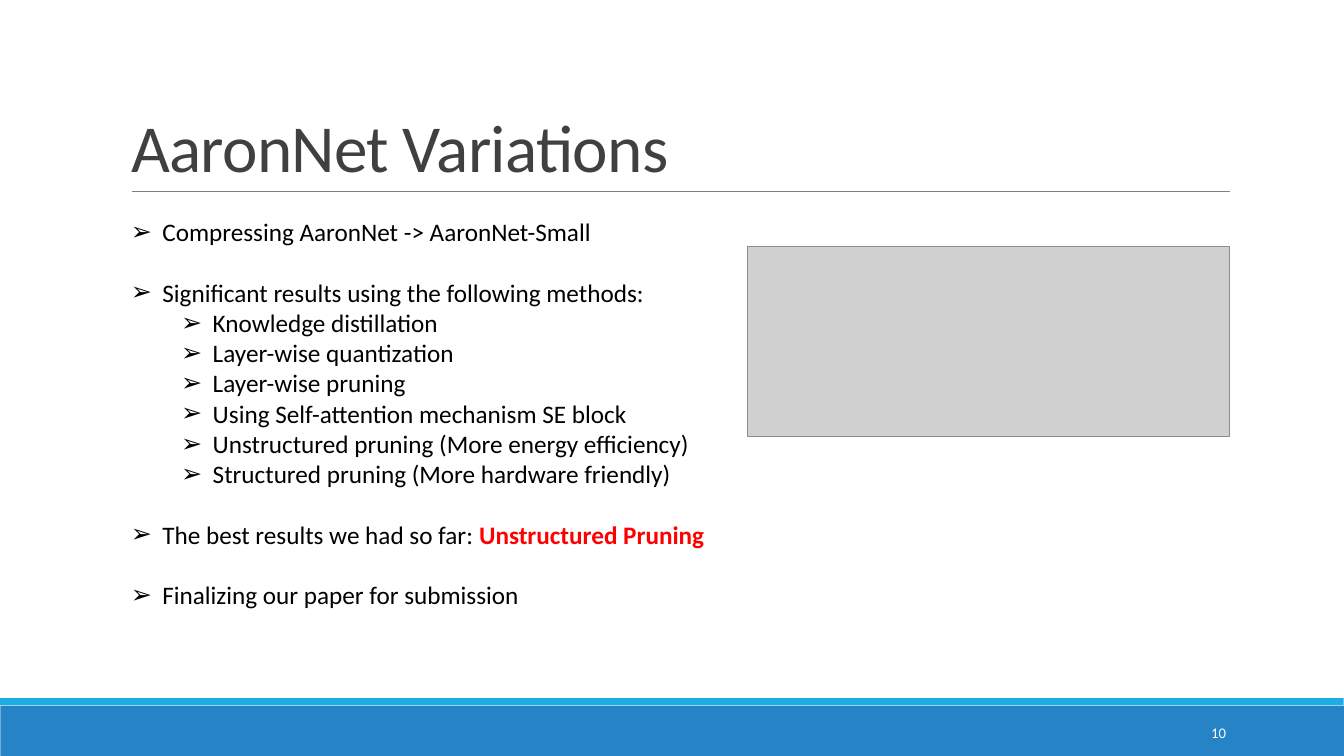
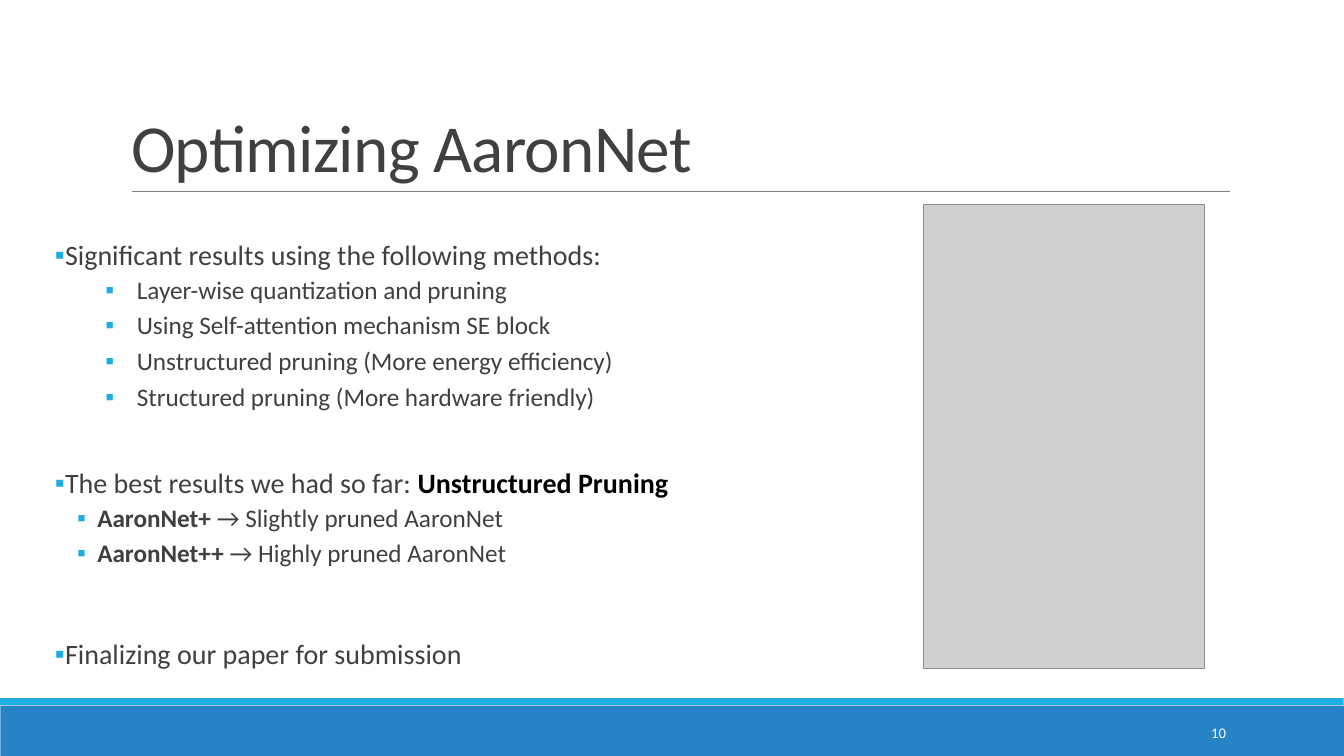
Before and after one commit to ITU-AI-ML-in-5G-Challenge/ITU-ML5G-PS-007-Aaronica, a slide deck: slide 10 of Presentation/GrandFinale.pptx. Drawn at 1344x756 pixels with LibreOffice and Linux fonts; fonts in the diff are those of the drawing; grey boxes stand for pictures. Boxes give left, top, right and bottom in pixels: in the first picture for what was removed or moved away, otherwise in the second. Text is boxed around its words. In the diff, an @@ line names an element or a change of style, - is before the commit and + after.

```diff
--- a/Presentation/GrandFinale.pptx
+++ b/Presentation/GrandFinale.pptx
@@ title at [131, 125, 692, 184]: text changed @@
-AaronNet Variations
+Optimizing AaronNet
@@ picture added at [924, 205, 1205, 668] @@
@@ text "Significant results using the following ...": place and size @@
-text "Significant results using the following ..." at [162, 223, 704, 609]
+text "Significant results using the following ..." at [65, 245, 668, 669]
@@ text at [162, 223, 591, 246]: paragraph removed @@
-➢ Compressing AaronNet -> AaronNet-Small
@@ text at [65, 245, 668, 669]: size 18 to 20 pt in "Significant results using the following methods:", "The best results we had so far: ...", "Finalizing our paper for submission"; text colour #000000 to #404040 in "Significant results using the following methods:", "Using Self-attention mechanism SE block", "Unstructured pruning (More energy efficiency)", "Structured pruning (More hardware friendly)" and 2 more places; text colour #FF0000 to #000000 in "Unstructured Pruning"; bullet ➢ to ▪; line spacing 1 to 0.9; more space between paragraphs @@
@@ picture removed at [748, 247, 1230, 437] @@
@@ text at [137, 281, 506, 304]: text changed; text colour #000000 to #404040 @@
-  ➢ Knowledge distillation
-  ➢ Layer-wise quantization
-  ➢ Layer-wise pruning
+  ▪ Layer-wise quantization and pruning
@@ text at [97, 509, 506, 567]: paragraphs added @@
+  ▪ AaronNet+ → Slightly pruned AaronNet
+  ▪ AaronNet++ → Highly pruned AaronNet
```
Also in this commit, not shown: 8 other slides changed, 2 slides added, 1 other file.
